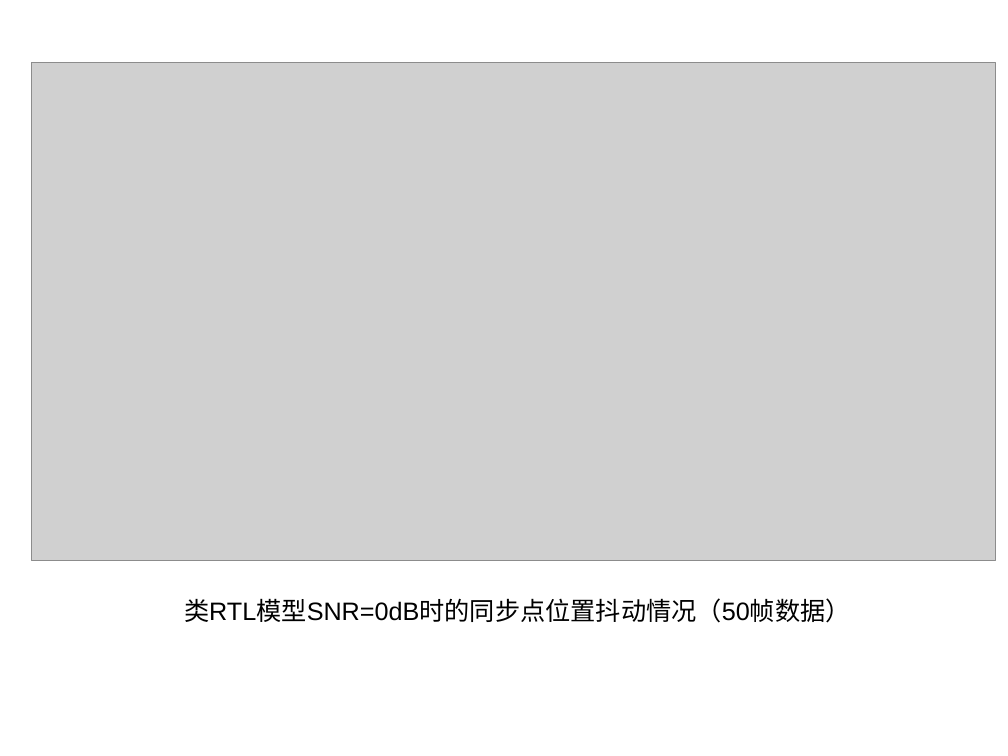
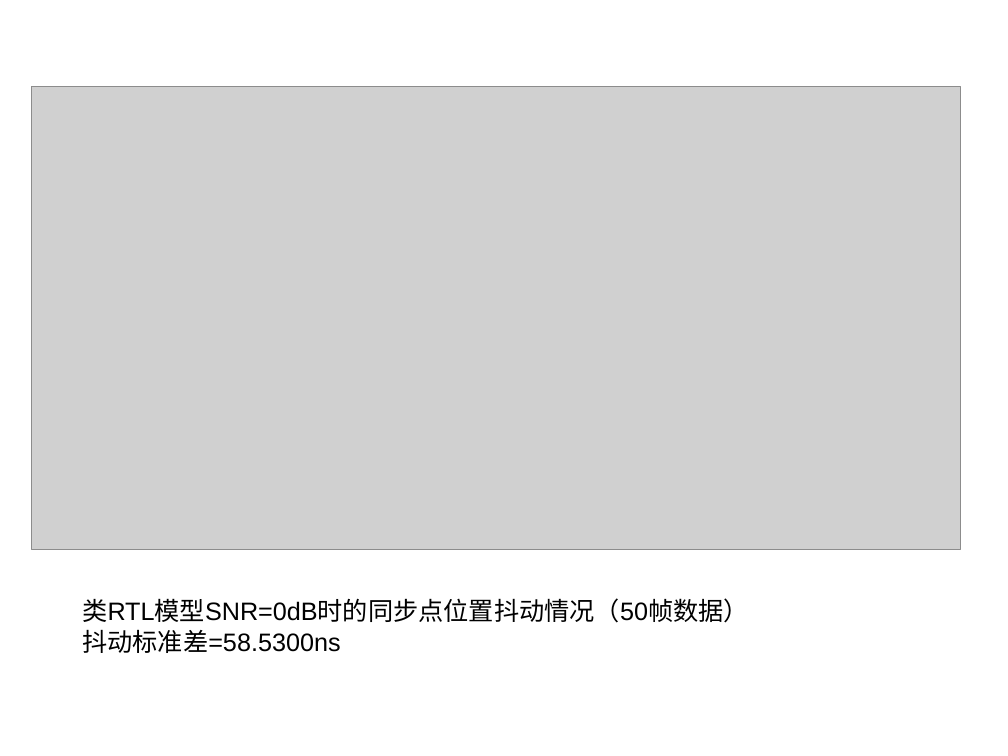
Before and after one commit to machaelsonic/hw_proj_17_syn, a slide deck: slide 37 of output_files/output_files/系统设计方案.ppt (slide 38 before the commit). Drawn at 1008x756 pixels with LibreOffice and Linux fonts; fonts in the diff are those of the drawing; grey boxes stand for pictures. Boxes give left, top, right and bottom in pixels: in the first picture for what was removed or moved away, otherwise in the second. Text is boxed around its words. In the diff, an @@ line names an element or a change of style, - is before the commit and + after.

Commit message:
增加了定时抖动时间估计

```diff
--- a/output_files/output_files/系统设计方案.ppt
+++ b/output_files/output_files/系统设计方案.ppt
@@ picture: place and size @@
-picture at box(31, 64, 996, 561)
+picture at box(31, 87, 961, 549)
@@ text "类RTL模型SNR=0dB时的同步点位置抖动情况（50帧数据）": place and size @@
-text "类RTL模型SNR=0dB时的同步点位置抖动情况（50帧数据）" at box(184, 598, 851, 623)
+text "类RTL模型SNR=0dB时的同步点位置抖动情况（50帧数据）" at box(82, 598, 749, 653)
@@ text at box(82, 629, 340, 653): paragraph added @@
+抖动标准差=58.5300ns
```
Also in this commit, not shown: 1 other slide changed, 4 slides added, 1 slide removed, 1 other file.
